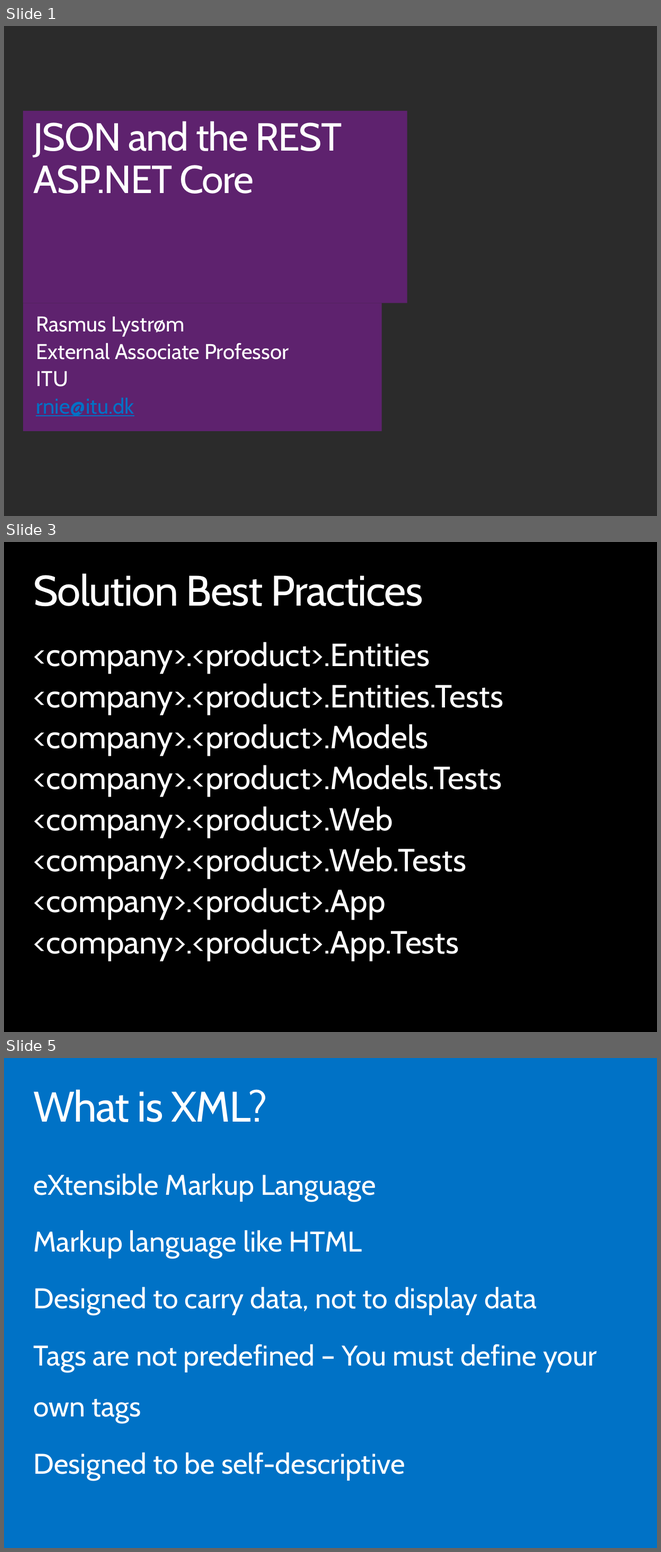
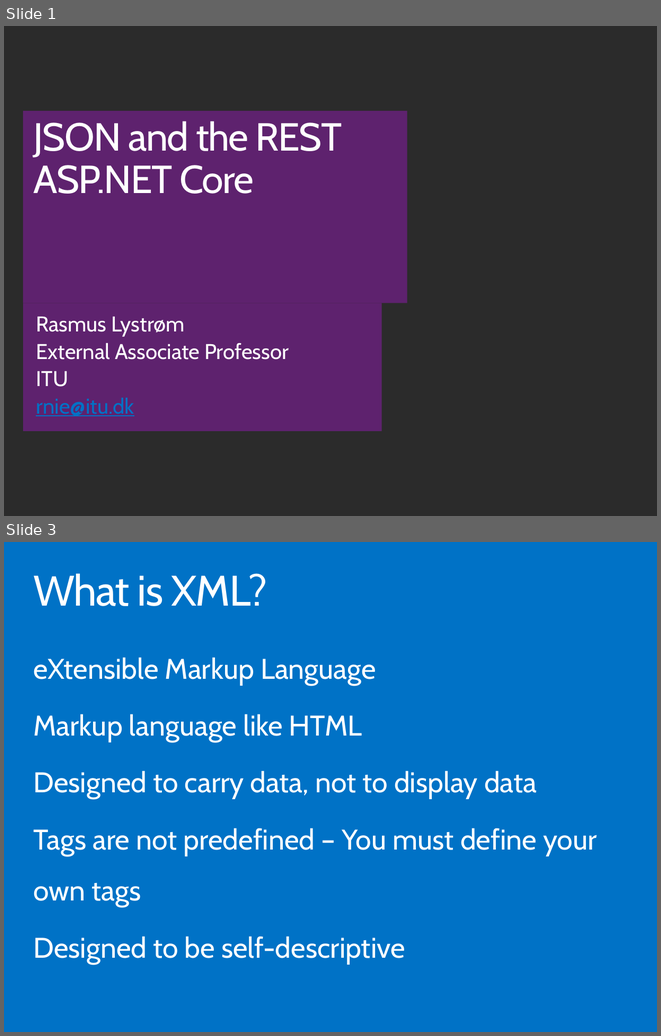
Before and after one commit to ondfisk/BDSA2018, a slide deck: Slides/Lecture07 - JSON and the REST, ASP.NET Core.pptx. Shown one above the other, each under a label of ours: slides 1, 3 and 5 before the commit, slides 1 and 3 after it; the slides between them are not shown. The pictures are 661x1552 and 661x1036 pixels, drawn with LibreOffice and Linux fonts; fonts in the diff are those of the drawing; background and template pictures are left out; a plain dark background stands for a picture behind light text. Boxes give left, top, right and bottom in pixels: in the first picture for what was removed or moved away, otherwise in the second. Text is boxed around its words. In the diff, an @@ line names an element or a change of style, - is before the commit and + after.

```diff
--- a/Slides/Lecture07 - JSON and the REST, ASP.NET Core.pptx
+++ b/Slides/Lecture07 - JSON and the REST, ASP.NET Core.pptx
@@ slide 3 removed at (4, 542, 657, 1032), background #000000 @@
@@ title removed at (33, 573, 423, 606) @@
-Solution Best Practices
@@ text removed at (34, 642, 504, 960) @@
-<company>.<product>.Entities
-<company>.<product>.Entities.Tests
-<company>.<product>.Models
-<company>.<product>.Models.Tests
-<company>.<product>.Web
-<company>.<product>.Web.Tests
-<company>.<product>.App
-<company>.<product>.App.Tests
@@ what was slide 5 is now slide 3 @@
```
Also in this commit, not shown: 8 slides changed, 2 slides added, 1 other slide removed.
